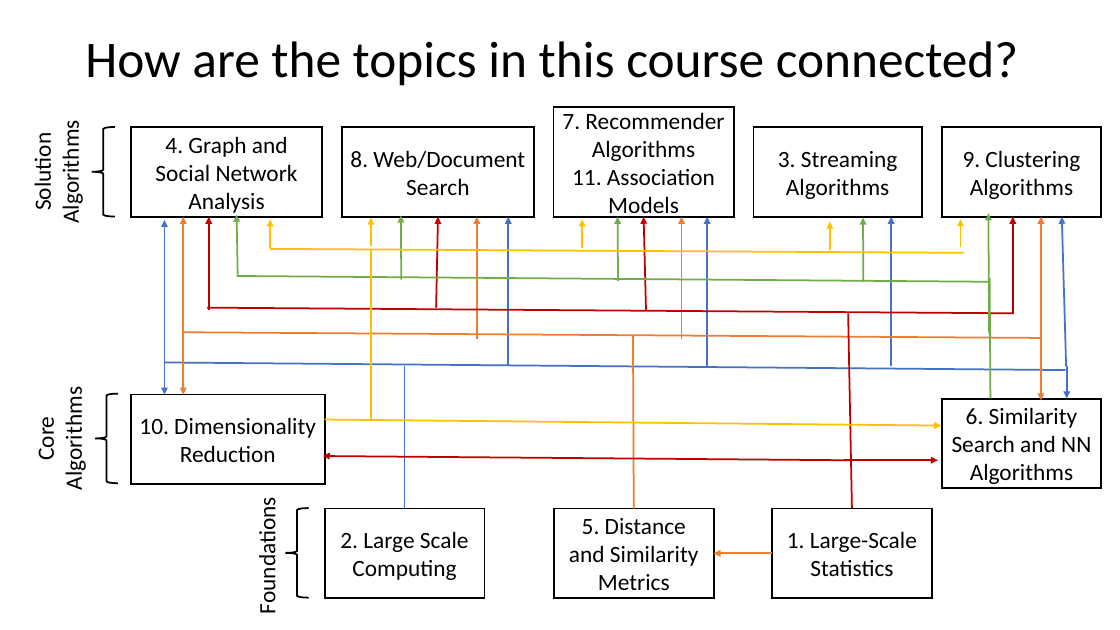
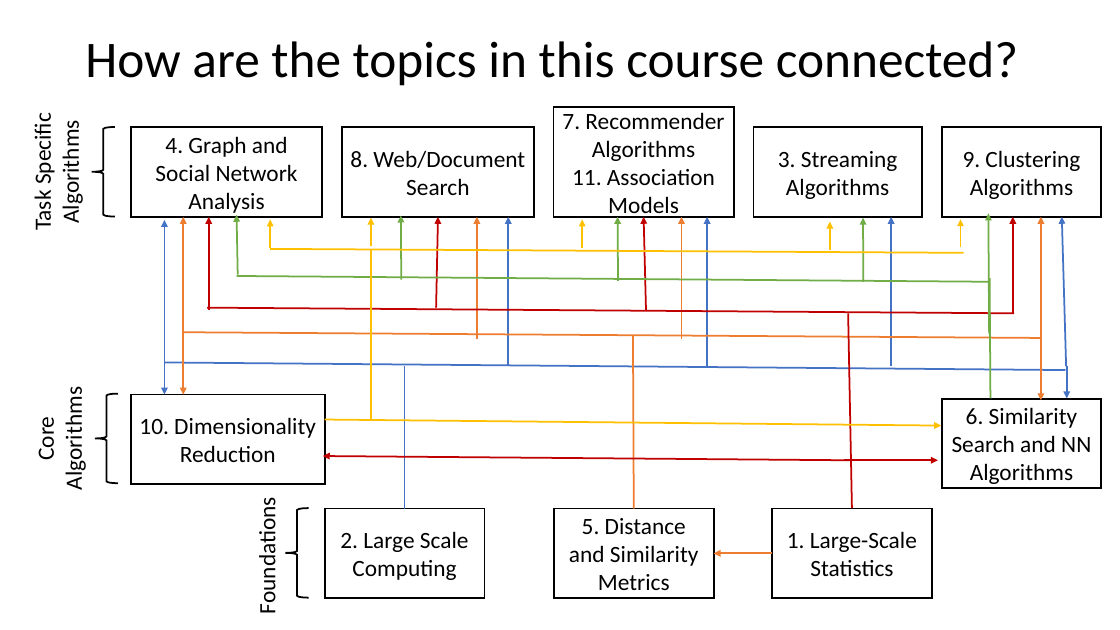
Before and after one commit to harelgabainew/school1, a slide deck: slide 58 of slides/12_AssociationsFrequentItems.pptx. Drawn at 1120x630 pixels with LibreOffice and Linux fonts; fonts in the diff are those of the drawing. Boxes give left, top, right and bottom in pixels: in the first picture for what was removed or moved away, otherwise in the second. Text is boxed around its words. In the diff, an @@ line names an element or a change of style, - is before the commit and + after.

```diff
--- a/slides/12_AssociationsFrequentItems.pptx
+++ b/slides/12_AssociationsFrequentItems.pptx
@@ text at [29,120,85,229]: text changed @@
-Solution Algorithms
+Task Specific Algorithms
```
Also in this commit, not shown: 1 other file.
